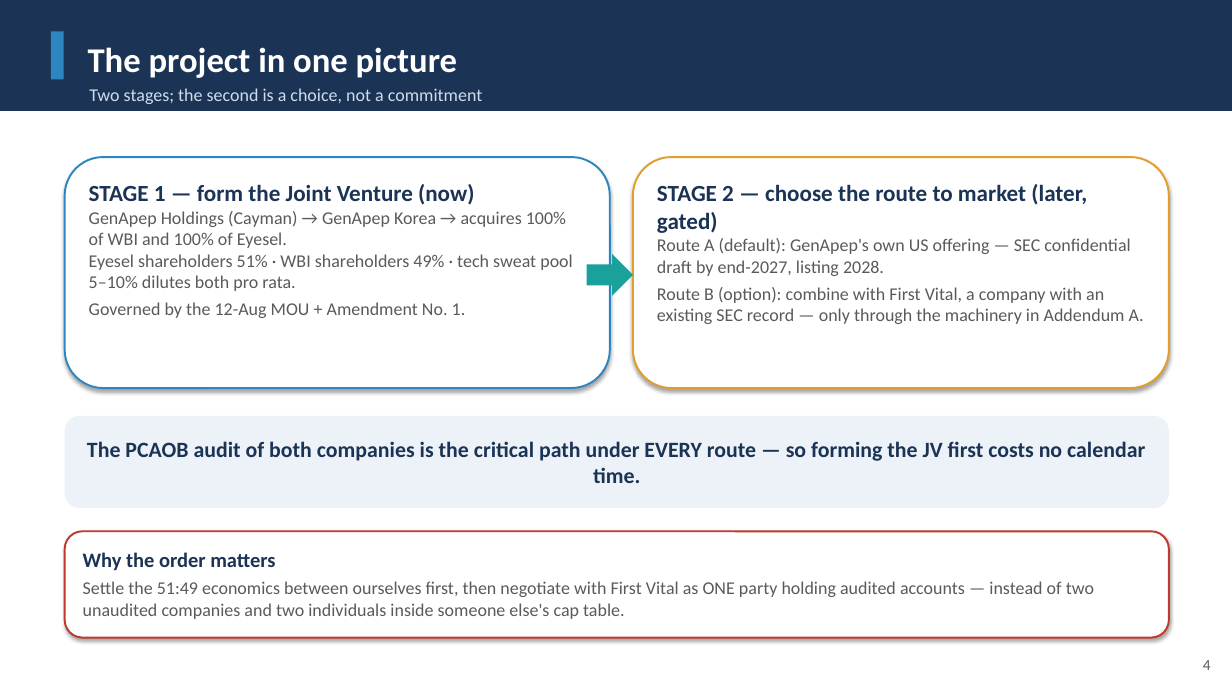
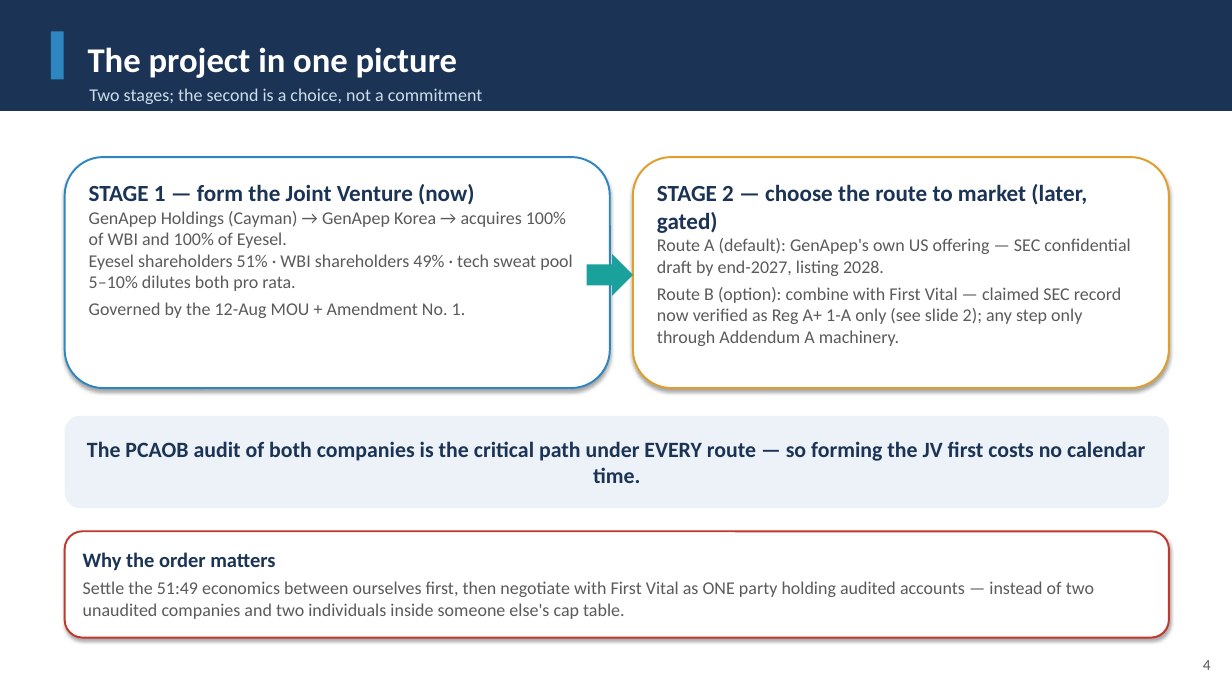
Before and after one commit to leicatam/gamification, a slide deck: slide 4 of synexo/GenApep_Executive_Presentation.pptx. Drawn at 1232x693 pixels with LibreOffice and Linux fonts; fonts in the diff are those of the drawing. Boxes give left, top, right and bottom in pixels: in the first picture for what was removed or moved away, otherwise in the second. Text is boxed around its words. In the diff, an @@ line names an element or a change of style, - is before the commit and + after.

```diff
--- a/synexo/GenApep_Executive_Presentation.pptx
+++ b/synexo/GenApep_Executive_Presentation.pptx
@@ text in rounded rectangle at (x1=657, y1=238, x2=1130, y2=346): text changed @@
-Route A (default): GenApep's own US offering — SEC confidential draft by end-2027, listing 2028.
-Route B (option): combine with First Vital, a company with an existing SEC record — only through the machinery in Addendum A.
+Route A (default): GenApep's own US offering — SEC confidential draft by end-2027, listing 2028.
+Route B (option): combine with First Vital — claimed SEC record now verified as Reg A+ 1-A only (see slide 2); any step only through Addendum A machinery.
```
Also in this commit, not shown: 10 other slides changed, 10 other files.
